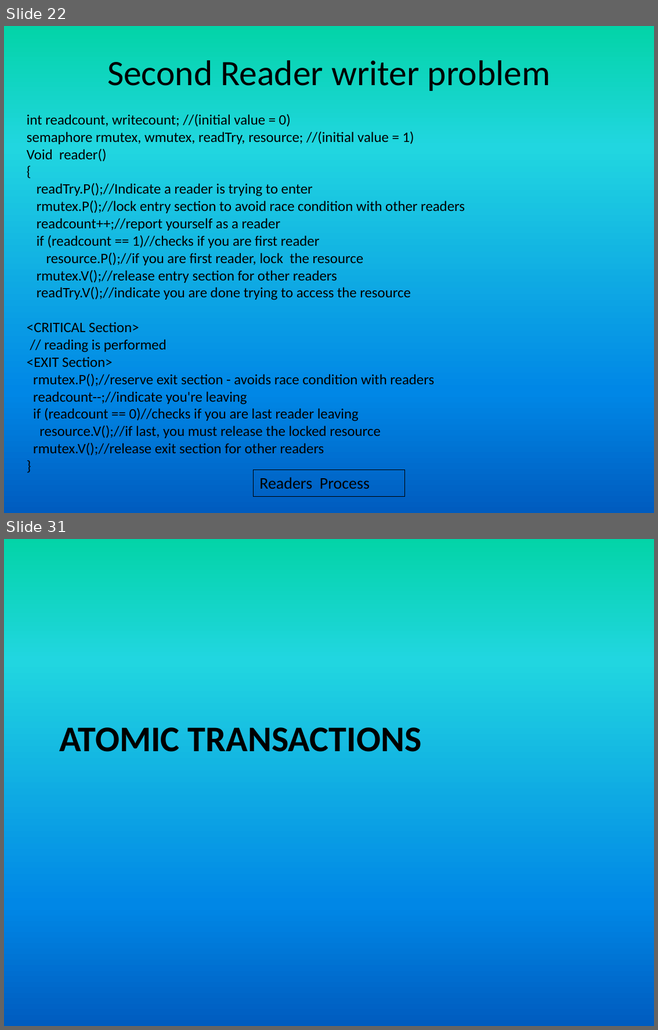
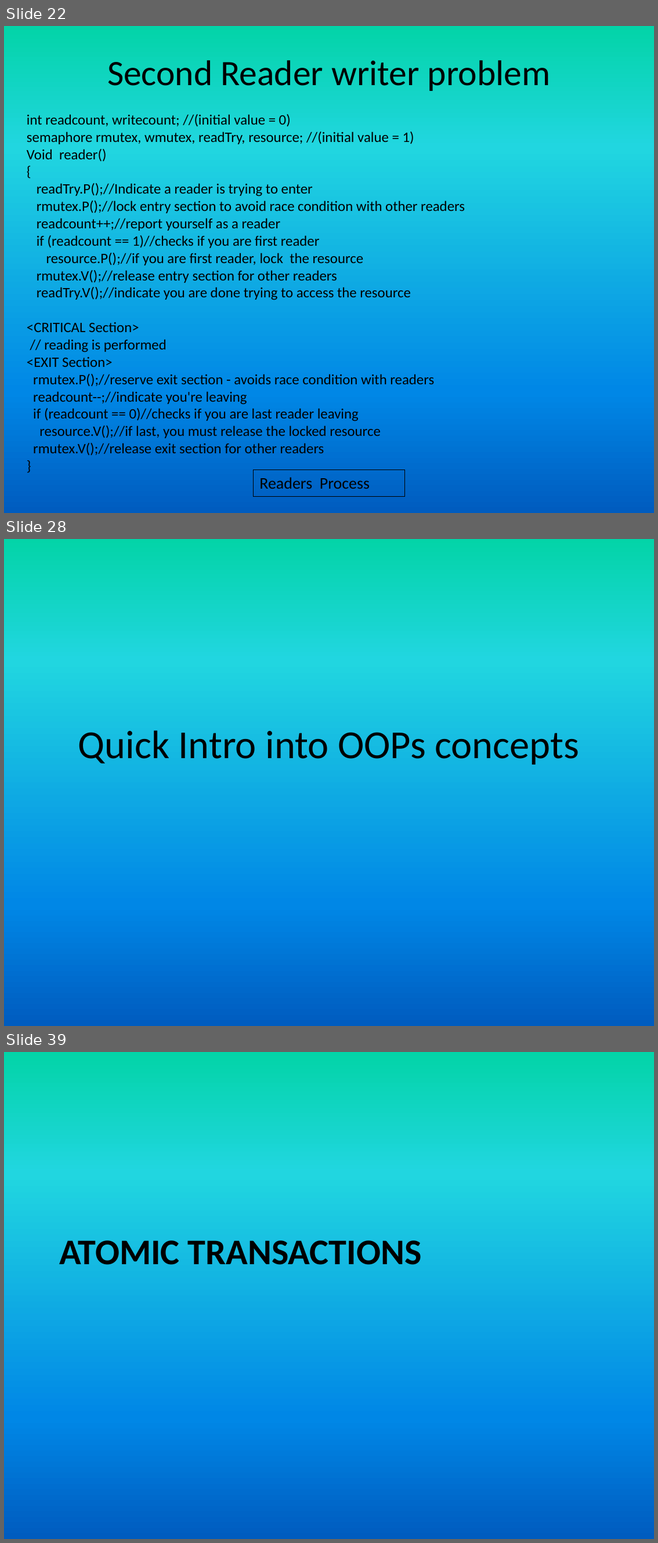
Before and after one commit to girishsukukumar/RTOS, a slide deck: RTOS-13 synchronization.pptx. Shown one above the other, each under a label of ours: slides 22 and 31 before the commit, slides 22, 28 and 39 after it; the slides between them are not shown. The pictures are 658x1030 and 658x1543 pixels, drawn with LibreOffice and Linux fonts; fonts in the diff are those of the drawing. Boxes give left, top, right and bottom in pixels: in the first picture for what was removed or moved away, otherwise in the second. Text is boxed around its words. In the diff, an @@ line names an element or a change of style, - is before the commit and + after.

```diff
--- a/RTOS-13 synchronization.pptx
+++ b/RTOS-13 synchronization.pptx
@@ slide 28 added at [4, 539, 654, 1026], background gradient #03D4A8 to #21D6E0 to #0087E6 to #005CBF @@
@@ title added at [78, 730, 579, 765], 44 pt, text #000000 @@
+Quick Intro into OOPs concepts
@@ what was slide 31 is now slide 39 @@
```
Also in this commit, not shown: 4 slides changed, 11 other slides added, 4 slides removed.
